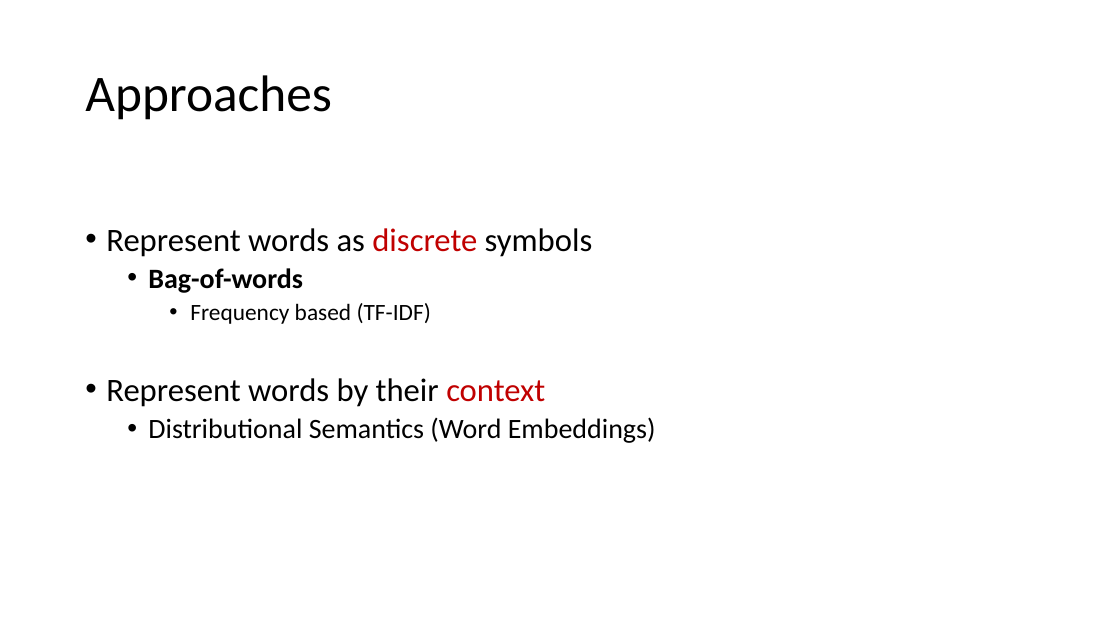
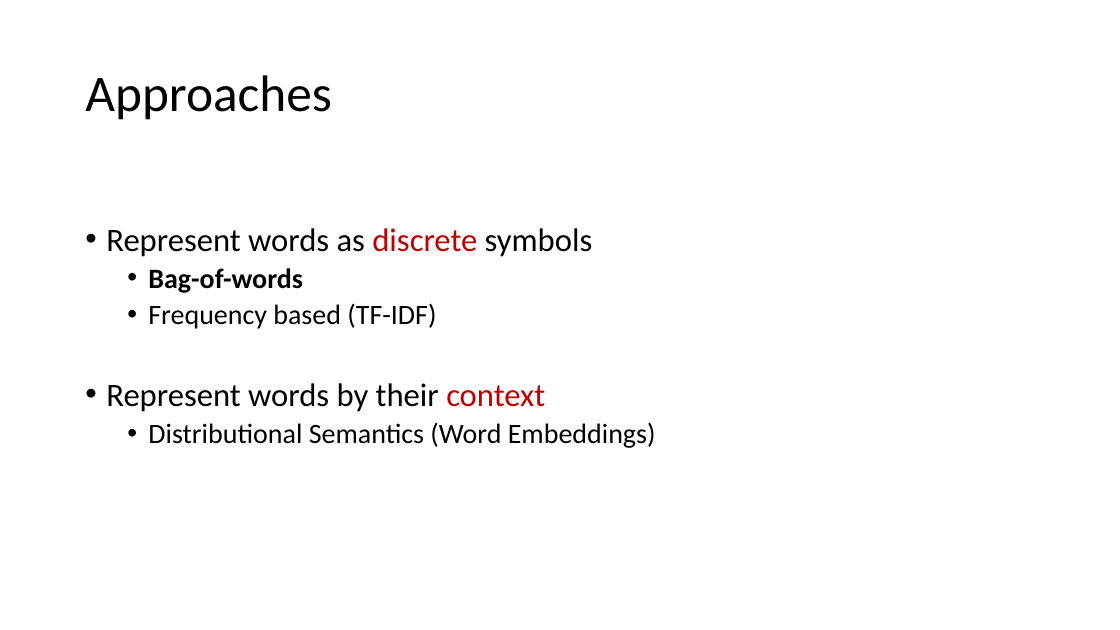
Before and after one commit to ICBI/AIMAHEAD_GU, a slide deck: slide 5 of Courses/ML_Concepts/Module_06_Natural_Language_Processing/Module_6_Natural_Language_Processing_01_text_representation_bow.pptx. Drawn at 1120x630 pixels with LibreOffice and Linux fonts; fonts in the diff are those of the drawing. Boxes give left, top, right and bottom in pixels: in the first picture for what was removed or moved away, otherwise in the second. Text is boxed around its words. In the diff, an @@ line names an element or a change of style, - is before the commit and + after.

```diff
--- a/Courses/ML_Concepts/Module_06_Natural_Language_Processing/Module_6_Natural_Language_Processing_01_text_representation_bow.pptx
+++ b/Courses/ML_Concepts/Module_06_Natural_Language_Processing/Module_6_Natural_Language_Processing_01_text_representation_bow.pptx
@@ text at (148, 303, 436, 329): size 20 to 24 pt in "Frequency based (TF-IDF)"; list level 3 to 2 in "Frequency based (TF-IDF)" @@
```
Also in this commit, not shown: 1 other slide changed, 1 slide removed, 1 other file.
